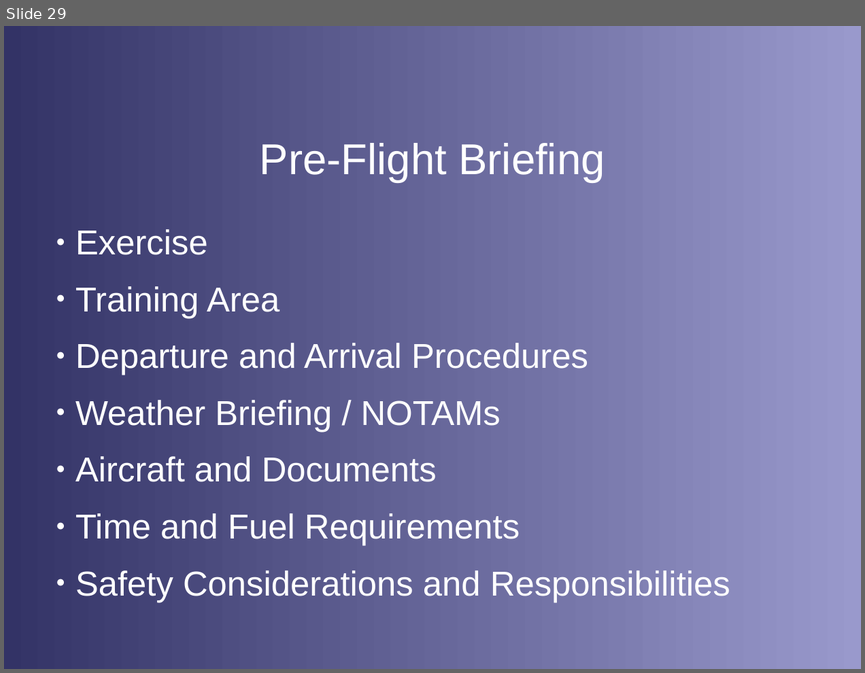
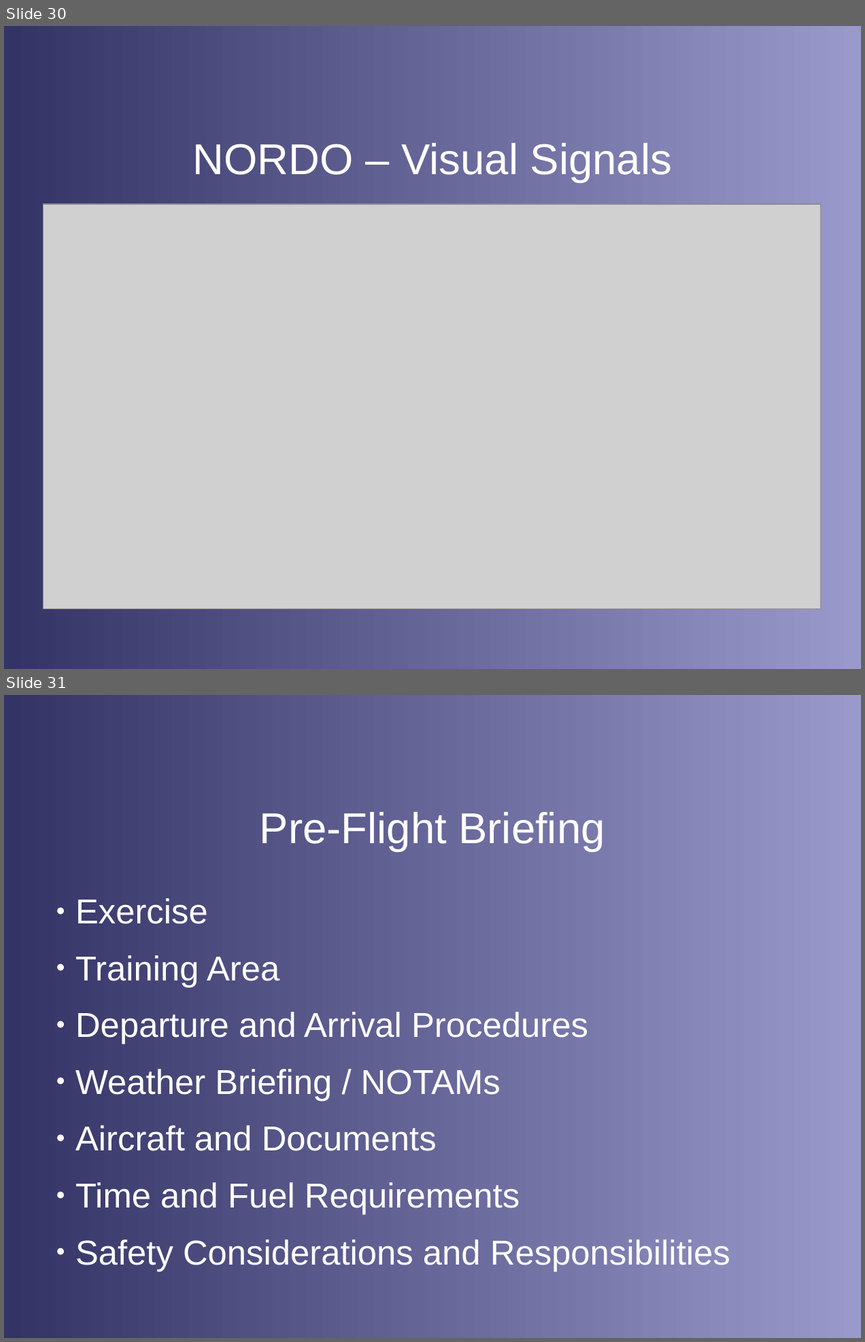
Before and after one commit to stephanheinemann/flight, a slide deck: FI/Circuits/Circuits.odp. Shown one above the other, each under a label of ours: slide 29 before the commit, slides 30 and 31 after it. The pictures are 865x673 and 865x1342 pixels, drawn with LibreOffice and Linux fonts; fonts in the diff are those of the drawing; grey boxes stand for pictures; background and template pictures are left out. Boxes give left, top, right and bottom in pixels: in the first picture for what was removed or moved away, otherwise in the second. Text is boxed around its words. In the diff, an @@ line names an element or a change of style, - is before the commit and + after.

```diff
--- a/FI/Circuits/Circuits.odp
+++ b/FI/Circuits/Circuits.odp
@@ slide 30 added at <box>4,26,861,669</box>, background gradient #333366 to #9999CC @@
@@ title added at <box>193,143,672,182</box>, 40 pt, text #FFFFFF @@
+NORDO – Visual Signals
@@ picture added at <box>43,204,821,609</box> @@
@@ what was slide 29 is now slide 31 @@
```
Also in this commit, not shown: 2 slides changed, 1 other slide added, 6 other files.
